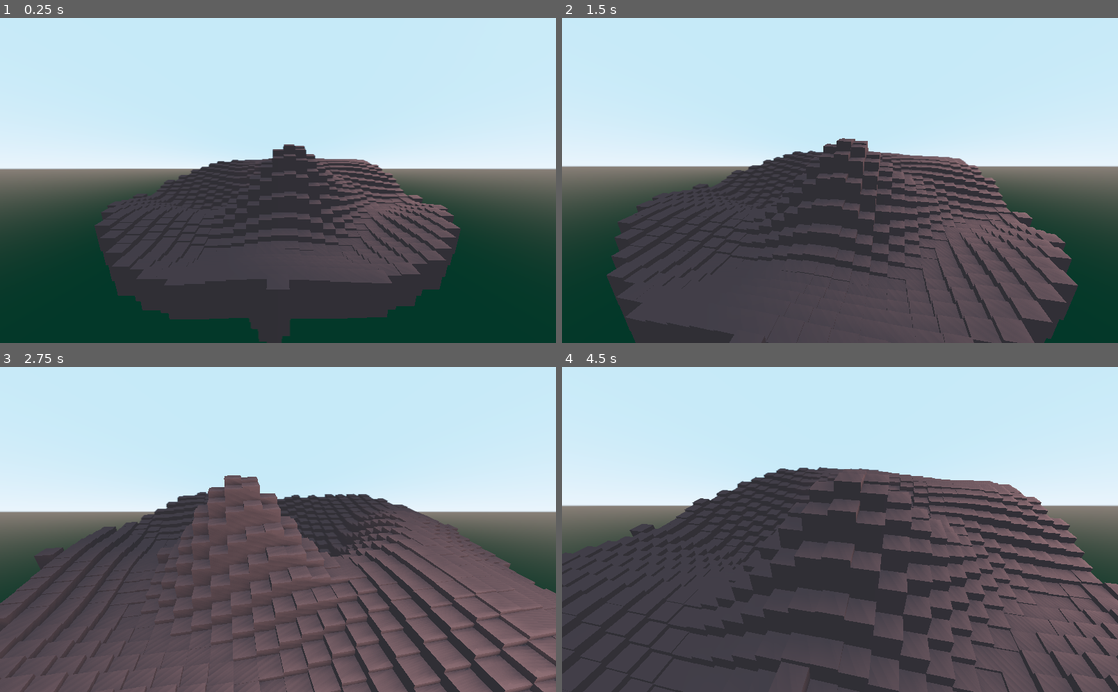
Above: before the commit, frames 1-4 (two rows, left to right).
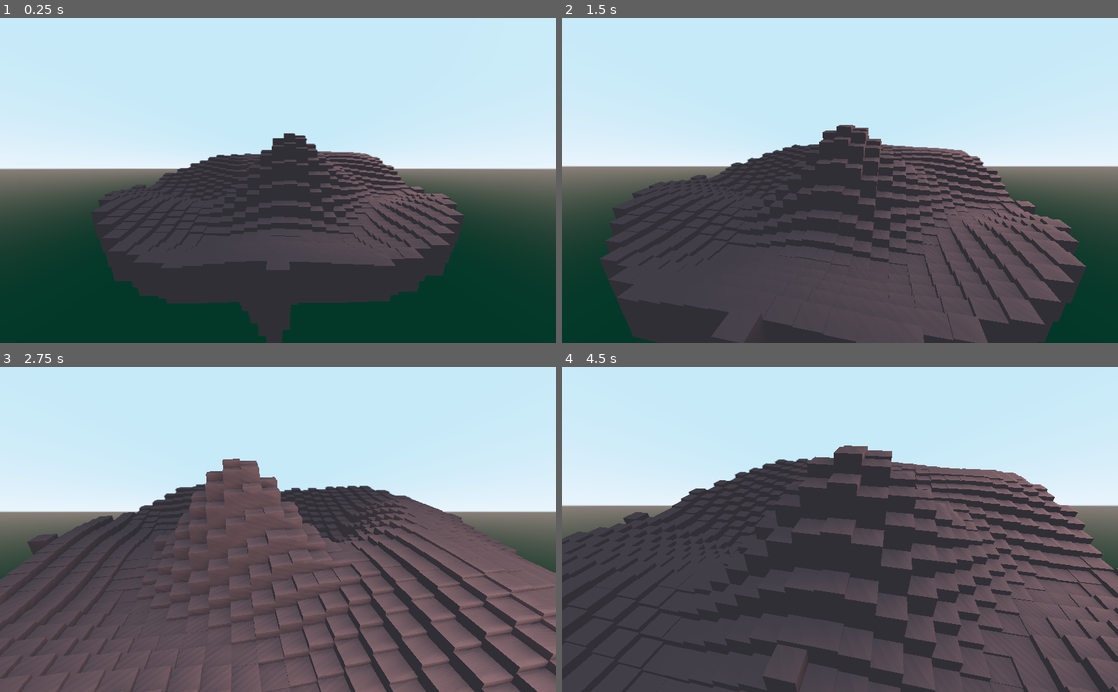
Above: after the commit, the same moments.

Repository: CiaranWoodward/LD49
Game: Godot game, scene res://Map/Map.tscn
Same seed, same stepped clock (60 frames per second), same inputs: the game is played once before the commit and once after it.
Inputs (mouse positions are in pixels of both pictures, inside the frame that each line leads up to):
- Up to frame 1 (0.25 s): no input
- Up to frame 2 (1.5 s): tap Enter at 0.5 s; move the mouse to (962, 164) at 0.52 s; hold Right (ui_right) 0.53-1.25 s; hold Page Up (zoom_in) 0.53-1.25 s; click (962, 164) at 0.67 s; drag from (728, 196) to (812, 245) at 1.27 s
- Up to frame 3 (2.75 s): move the mouse to (333, 458) at 2.02 s; hold Right (ui_right) from 2.03 s (still down); hold Page Up (zoom_in) from 2.03 s (still down)
- Up to frame 4 (4.5 s): release Right (ui_right) at 2.75 s; release Page Up (zoom_in) at 2.75 s; drag from (812, 594) to (673, 480) at 2.77 s; tap Space at 3.5 s; move the mouse to (1006, 578) at 3.52 s; hold Left (ui_left) 3.53-4.25 s; hold Page Up (zoom_in) 3.53-4.25 s; drag from (673, 480) to (756, 448) at 4.27 s

The runs differ from the first frame. In frame 1, 8.1% of the frame differs, in the area x 16-84%, y 35-100%; in frame 2, 11%; in frame 3, 15%; in frame 4, 20%, in the area x 0-100%, y 24-100%.

Commit message:
Fix offset collision box

Diff:
--- a/Map/MapChunk.tscn
+++ b/Map/MapChunk.tscn
@@ -35,7 +35,6 @@
 shape = SubResource( 3 )
 
 [node name="Mesh" type="MeshInstance" parent="."]
-transform = Transform( 1, 0, 0, 0, 1, 0, 0, 0, 1, 0, -5, 0 )
 generate_lightmap = false
 mesh = SubResource( 4 )
 material/0 = SubResource( 2 )
